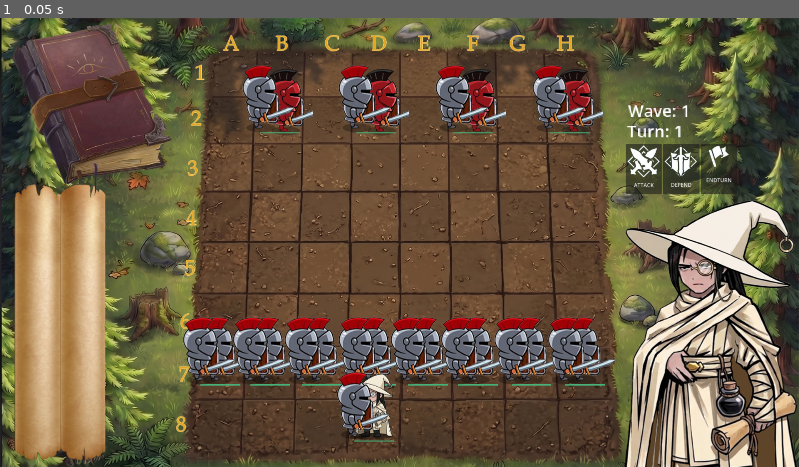
Above: before the commit, frame 1.
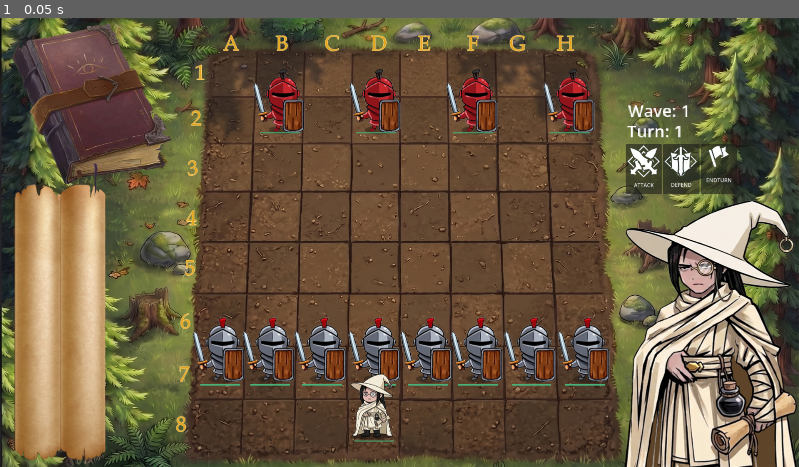
Above: after the commit, the same moment.

Repository: Liebe-dev/game-jam-kreardor-team
Game: Godot game, scene res://board.tscn
Same seed, same stepped clock (60 frames per second), same inputs: the game is played once before the commit and once after it. The engine's default icon, where the game draws it, is replaced by a stand-in: a white triangle on a blue panel in a dark square.
Inputs:
- Up to frame 1 (0.05 s): no input

The runs differ from the first frame. In frame 1, 10% of the frame differs, in the area x 22-78%, y 10-94%.

Commit message:
fix

Diff:
--- a/Pawn.tscn
+++ b/Pawn.tscn
@@ -3,9 +3,6 @@
 [ext_resource type="Script" uid="uid://dij6nc3syws5q" path="res://pawn.gd" id="1_f14ny"]
 [ext_resource type="Texture2D" uid="uid://dbaiawuo1f62y" path="res://pawn_sheet.png" id="2_iexdo"]
 [ext_resource type="Texture2D" uid="uid://b2kwp7gew6sun" path="res://anim/earth.png" id="3_q4exq"]
-[ext_resource type="Texture2D" uid="uid://cveb611uk1g7g" path="res://anim/p1-sheet.png" id="4_u8bt4"]
-[ext_resource type="Texture2D" uid="uid://bygi1l82tkck6" path="res://anim/p2-sheet.png" id="5_fhw20"]
-[ext_resource type="Texture2D" uid="uid://ck7c5mbmvpyhg" path="res://anim/p3-sheet.png" id="6_n0igd"]
 
 [sub_resource type="StyleBoxFlat" id="StyleBoxFlat_q4exq"]
 bg_color = Color(0.9607843, 0.2509804, 0.078431375, 1)
@@ -28,87 +25,6 @@
 "speed": 5.0
 }]
 
-[sub_resource type="AtlasTexture" id="AtlasTexture_gnco5"]
-atlas = ExtResource("4_u8bt4")
-region = Rect2(0, 0, 150, 177)
-
-[sub_resource type="AtlasTexture" id="AtlasTexture_jhmkb"]
-atlas = ExtResource("4_u8bt4")
-region = Rect2(150, 0, 150, 177)
-
-[sub_resource type="AtlasTexture" id="AtlasTexture_yjgku"]
-atlas = ExtResource("4_u8bt4")
-region = Rect2(300, 0, 150, 177)
-
-[sub_resource type="AtlasTexture" id="AtlasTexture_35ae6"]
-atlas = ExtResource("5_fhw20")
-region = Rect2(0, 0, 167, 175)
-
-[sub_resource type="AtlasTexture" id="AtlasTexture_ja585"]
-atlas = ExtResource("5_fhw20")
-region = Rect2(167, 0, 167, 175)
-
-[sub_resource type="AtlasTexture" id="AtlasTexture_568qe"]
-atlas = ExtResource("5_fhw20")
-region = Rect2(334, 0, 167, 175)
-
-[sub_resource type="AtlasTexture" id="AtlasTexture_jpbp5"]
-atlas = ExtResource("6_n0igd")
-region = Rect2(0, 0, 191, 176)
-
-[sub_resource type="AtlasTexture" id="AtlasTexture_mpstn"]
-atlas = ExtResource("6_n0igd")
-region = Rect2(191, 0, 191, 176)
-
-[sub_resource type="AtlasTexture" id="AtlasTexture_qlv2n"]
-atlas = ExtResource("6_n0igd")
-region = Rect2(382, 0, 191, 176)
-
-[sub_resource type="SpriteFrames" id="SpriteFrames_da5ec"]
-animations = [{
-"frames": [{
-"duration": 1.0,
-"texture": SubResource("AtlasTexture_gnco5")
-}, {
-"duration": 1.0,
-"texture": SubResource("AtlasTexture_jhmkb")
-}, {
-"duration": 1.0,
-"texture": SubResource("AtlasTexture_yjgku")
-}],
-"loop": true,
-"name": &"p1",
-"speed": 5.0
-}, {
-"frames": [{
-"duration": 1.0,
-"texture": SubResource("AtlasTexture_35ae6")
-}, {
-"duration": 1.0,
-"texture": SubResource("AtlasTexture_ja585")
-}, {
-"duration": 1.0,
-"texture": SubResource("AtlasTexture_568qe")
-}],
-"loop": true,
-"name": &"p2",
-"speed": 5.0
-}, {
-"frames": [{
-"duration": 1.0,
-"texture": SubResource("AtlasTexture_jpbp5")
-}, {
-"duration": 1.0,
-"texture": SubResource("AtlasTexture_mpstn")
-}, {
-"duration": 1.0,
-"texture": SubResource("AtlasTexture_qlv2n")
-}],
-"loop": true,
-"name": &"p3",
-"speed": 5.0
-}]
-
 [node name="Pawn" type="Node2D" unique_id=271536388]
 z_index = 50
 script = ExtResource("1_f14ny")
@@ -119,7 +35,6 @@
 position = Vector2(0, -47)
 texture = ExtResource("2_iexdo")
 hframes = 4
-frame = 1
 
 [node name="HealthBar" type="ProgressBar" parent="." unique_id=1792561652]
 anchors_preset = 8
@@ -145,8 +60,3 @@
 position = Vector2(10, -37)
 sprite_frames = SubResource("SpriteFrames_bxy7p")
 animation = &"ShieldAnim"
-
-[node name="AnimatedSprite2D" type="AnimatedSprite2D" parent="." unique_id=572257104]
-position = Vector2(-6, -45)
-sprite_frames = SubResource("SpriteFrames_da5ec")
-animation = &"p2"
--- a/magic_drawing_system.gd
+++ b/magic_drawing_system.gd
@@ -67,7 +67,7 @@
 	7: Vector2(-1, -1)   # Lên Trái
 }
 
-func _ready(): # Đã sửa lỗi khoảng trắng ở đây
+func _ready():
 	Global.magic_system = self
 	max_scroll_width = %UI_Container.size.x
 
@@ -81,14 +81,19 @@
 		edit_node.set_meta("prev_len", 0)
 		edit_node.text_changed.connect(_on_any_text_changed.bind(edit_node))
 
-	# 2. Cài đặt nhấn phím Enter (Gửi dữ liệu)
+	# 2. Cài đặt nhấn phím Enter HOẶC Click ra ngoài (Gửi dữ liệu)
 	for i in range(elem_edits.size()):
 		elem_edits[i].text_submitted.connect(_on_element_submitted.bind(i))
+		# Thêm dòng này: Khi click ra ngoài, tự lấy chữ trong ô và đem đi xác nhận
+		elem_edits[i].focus_exited.connect(func(): if elem_edits[i].text != "": _on_element_submitted(elem_edits[i].text, i))
+
 	for i in range(coord_edits.size()):
 		coord_edits[i].text_submitted.connect(_on_coord_submitted.bind(i))
+		coord_edits[i].focus_exited.connect(func(): if coord_edits[i].text != "": _on_coord_submitted(coord_edits[i].text, i))
+
 	for i in range(dir_edits.size()):
 		dir_edits[i].text_submitted.connect(_on_dir_submitted.bind(i))
-
+		dir_edits[i].focus_exited.connect(func(): if dir_edits[i].text != "": _on_dir_submitted(dir_edits[i].text, i))
 # --- XỬ LÝ LỚP 1 (NGUYÊN TỐ) ---
 func _on_element_submitted(new_text: String, index: int):
 	var text_lower = new_text.to_lower().strip_edges()
--- /dev/null
+++ b/tutorial_overlay.tscn
@@ -0,0 +1,41 @@
+[gd_scene format=3 uid="uid://bmm4mnryre7f1"]
+
+[ext_resource type="Texture2D" uid="uid://o7c15cp46hde" path="res://tutorial/tutorial1.png" id="1_u4lmm"]
+
+[sub_resource type="StyleBoxEmpty" id="StyleBoxEmpty_qwqh4"]
+
+[sub_resource type="StyleBoxEmpty" id="StyleBoxEmpty_v54sr"]
+
+[sub_resource type="StyleBoxEmpty" id="StyleBoxEmpty_2ev3b"]
+
+[node name="TutorialOverlay" type="CanvasLayer" unique_id=287250527]
+
+[node name="TextureRect" type="TextureRect" parent="." unique_id=1993547537]
+anchors_preset = 15
+anchor_right = 1.0
+anchor_bottom = 1.0
+grow_horizontal = 2
+grow_vertical = 2
+texture = ExtResource("1_u4lmm")
+
+[node name="DimBG" type="ColorRect" parent="." unique_id=1545607756]
+anchors_preset = 15
+anchor_right = 1.0
+anchor_bottom = 1.0
+grow_horizontal = 2
+grow_vertical = 2
+color = Color(0.1254902, 0.047058824, 0.007843138, 0.39215687)
+
+[node name="GuideText" type="Label" parent="." unique_id=689394458]
+offset_right = 40.0
+offset_bottom = 23.0
+
+[node name="NextButton" type="Button" parent="." unique_id=920536951]
+anchors_preset = 15
+anchor_right = 1.0
+anchor_bottom = 1.0
+grow_horizontal = 2
+grow_vertical = 2
+theme_override_styles/normal = SubResource("StyleBoxEmpty_qwqh4")
+theme_override_styles/pressed = SubResource("StyleBoxEmpty_v54sr")
+theme_override_styles/hover = SubResource("StyleBoxEmpty_2ev3b")
Binary file changed: pawn_enemy_sheet.png
Binary file added: tutorial/tutorial1.png
Not shown, added: tutorial/tutorial1.png.import
